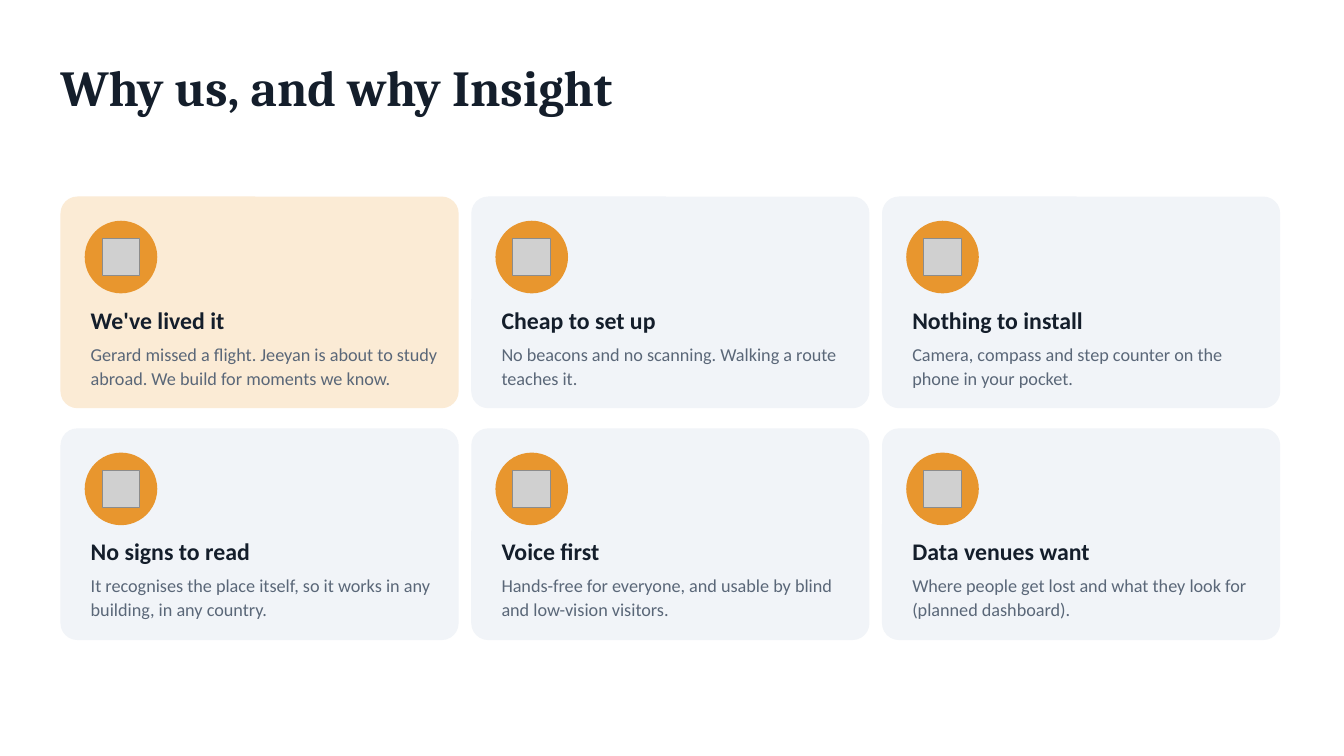
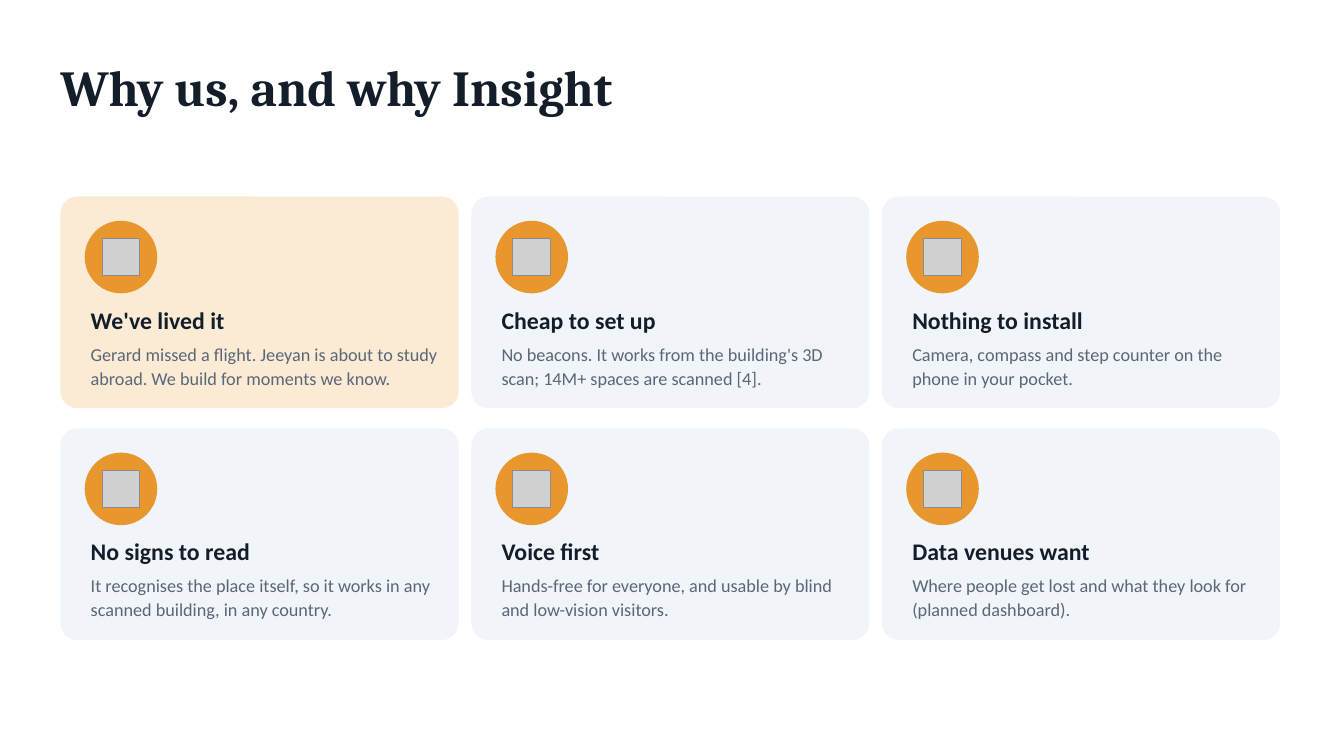
Before and after one commit to epicgdog/blindsight, a slide deck: slide 9 of slides/insight.pptx (slide 11 before the commit). Drawn at 1344x756 pixels with LibreOffice and Linux fonts; fonts in the diff are those of the drawing; grey boxes stand for pictures. Boxes give left, top, right and bottom in pixels: in the first picture for what was removed or moved away, otherwise in the second. Text is boxed around its words. In the diff, an @@ line names an element or a change of style, - is before the commit and + after.

```diff
--- a/slides/insight.pptx
+++ b/slides/insight.pptx
@@ text at (502, 348, 822, 388): text changed @@
-No beacons and no scanning. Walking a route teaches it.
+No beacons. It works from the building's 3D scan; 14M+ spaces are scanned [4].
@@ text at (91, 579, 430, 619): text changed @@
-It recognises the place itself, so it works in any building, in any country.
+It recognises the place itself, so it works in any scanned building, in any country.
```
Also in this commit, not shown: 6 other slides changed, 2 slides added, 5 slides removed, 3 other files.
